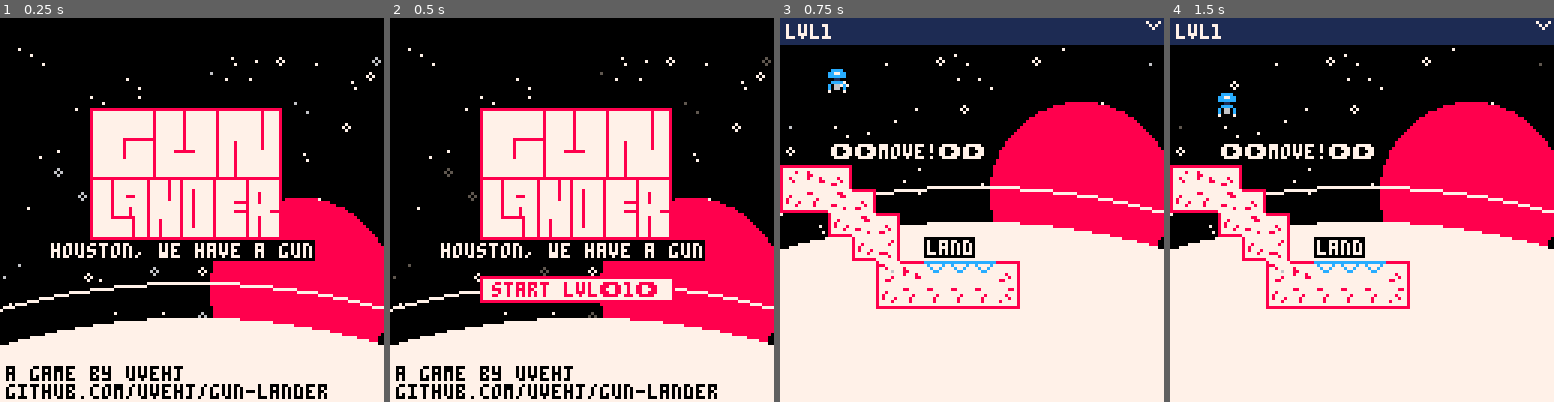
Above: before the commit, frames 1-4 (left to right).
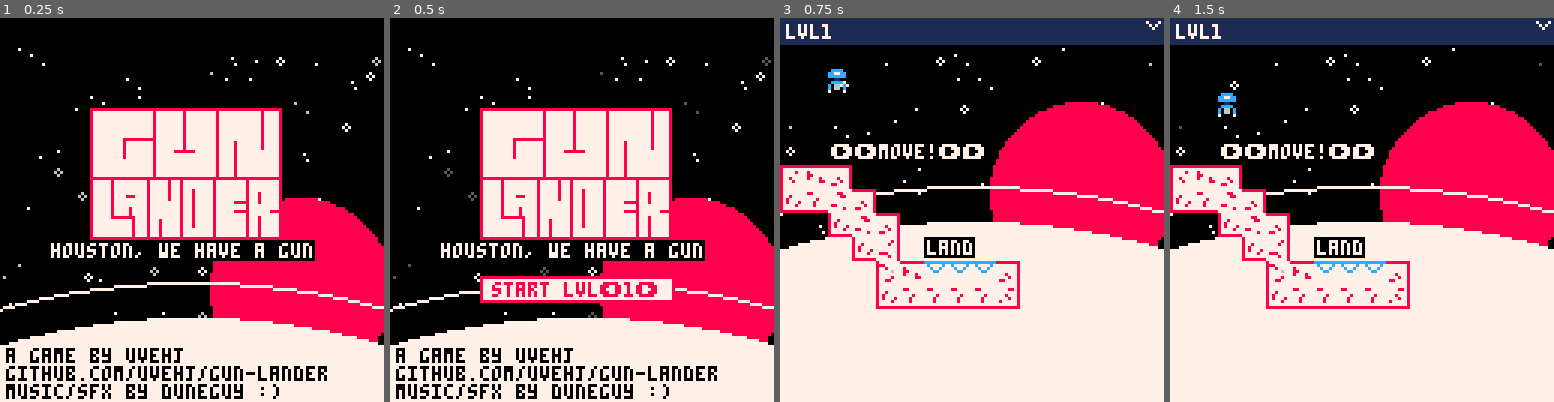
Above: after the commit, the same moments.

Repository: uvehj/Gun-Lander
Game: PICO-8 cartridge gunlander.p8
Same seed, same stepped clock (60 frames per second), same inputs: the game is played once before the commit and once after it.
Inputs:
- Up to frame 1 (0.25 s): no input
- Up to frame 2 (0.5 s): tap X (X key) at 0.33 s
- Up to frame 3 (0.75 s): tap O (Z key) at 0.7 s
- Up to frame 4 (1.5 s): tap X (X key) at 1.07 s

The runs differ from the first frame. In frame 1, 3.2% of the frame differs, in the area x 1-86%, y 85-100%; in frame 2, 3.2%; in frame 3, nothing differs; in frame 4, nothing differs.

Commit message:
Integrated music and sfx
Added music, sfx, and game code to trigger

Diff:
--- a/gunlander.p8
+++ b/gunlander.p8
@@ -272,8 +272,10 @@
     spr(64, 30, 30, 8, 4)
     spr(72, 30, 62, 8, 2)
     --credits and site
-    print("a game by uvehj",2,116,0)
-    print("github.com/uvehj/gun-lander",2,122,0)
+    print("a game by uvehj",2,110,0)
+    print("github.com/uvehj/gun-lander",2,116,0)
+    --ian wip
+    print("music/sfx by duneguy :)",2,122,0)
     if menustate == 1 then
         rectfill(30,86,94,94,8)
         rectfill(31,87,93,93,7)
@@ -352,14 +354,22 @@
 function update_menu()
     if menustate == 0 and (btnp(5) or btnp(4)) then
         menustate = 1
+        --ian wip
+        sfx(56,3) --play menu beep on ch.2
     elseif menustate == 1 then
         if (btnp(5) or btnp(4)) then
             menustate = 0
+            --ian wip
+            sfx(56,3) --play menu beep on ch.2
             load_level(menuselectlevel,false)
         elseif btnp(0) and menuselectlevel > 1 then
             menuselectlevel -= 1
+            --ian wip
+            sfx(56,3) --play menu beep on ch.2
         elseif btnp(1) and menuselectlevel < unlocked_levels then
             menuselectlevel += 1
+            --ian wip
+            sfx(56,3) --play menu beep on ch.2
         end
     end
 end
@@ -387,13 +397,19 @@
             for p in all(contact_points) do
                 if fget(mget(p[1],p[2]),4) != true then
                     level.state = max(level.state, 1)
+                    --ian wip
+                    sfx(61,3) --play ship crash sfx on ch.3
                 end
             end
             if level.state == 0 then
                 if #level.enemylist !=0 and level.numenemy != 0 then
                     level.state = 3
+                    --ian wip
+                    sfx(58,3) --play fail sfx on ch.3
                 else
                     level.state = -1
+                    --ian wip
+                    sfx(57,3) --play success sfx on ch.3
                 end
             end
         end
@@ -453,9 +469,13 @@
     if (btnp(0)) then
         x = -50
         ship.thrusters[2] = 16
+        --ian wip
+        sfx(55,3) --play thruster sfx on ch.3
     elseif (btnp(1)) then
         x = 50
         ship.thrusters[1] = 16
+        --ian wip
+        sfx(55,3) --play thruster sfx on ch.3
     end
     --y acceleration
     if (btnp(4)) then
@@ -464,6 +484,8 @@
             y = -80
             spawn_bullet(ship)
             ship.ac = 6
+            --ian wip
+            sfx(60,2) --play bullet sfx on ch.2
         end
     end
     update_speed_move(ship, x, y)
@@ -471,6 +493,8 @@
     ship.sx = max(min(ship.sx,4),-4)  --control ludicrous speeds
     if abs(ship.x-camx) > 1000 or abs(ship.y-camy) > 1000 then
         level.state = 4
+        --ian wip
+        sfx(58,3) --play fail sfx on ch.3
     end
 end
 --s is the ship object that spawns the bullet
@@ -493,6 +517,8 @@
         if b.crashed != 0 then
             if b.crashed == 2 then --destroyed friendly building
                 level.state = 2
+                --ian wip
+                sfx(58,3) --play fail sfx on ch.3
             end
             del(bullets,b)
         elseif b.y > ((level.h+16)*8) then
@@ -558,6 +584,8 @@
             end
             level.numenemy -= 1
             enemycrash = 1
+            --ian wip
+            sfx(63,2) --play enemy destroyed sfx on ch.3
         end
     end
     if enemycrash != 0 then
@@ -577,43 +605,88 @@
     end
     return 0
 end
+
+--ian wip
+function gameplaymusic() --play gameplay music, if not already playing
+ if stat(24)<0 or stat(24)>15 then
+  music(0,0,7) --play gameplay music, reserve ch.0-2
+ end
+end
+
 --level info--
 --build_level(lvlnum,startx,starty,endx,endy,lgravity,shipstart{x,y},ammo{is limited,number},restart,messages)
 --l is level number, r is level restart (true of false)
 --start and end coordinates are as displayed by the map tab
 function load_level(l,restart)
+    --ian wip
+    if l != 0 then
+    sfx(56,3) --play menu beep sfx on ch.3
+    end
+
     if l == 0 then
         build_level(l,0,0,15,14,1,{0,0},{false,0},{{"houston, we have a gun",2,8.2}})
+        --ian wip
+        music(24,0,7) --play main menu music, reserve ch.0-2
     elseif l == -1 then
         build_level(l,0,0,15,14,1,{0,0},{false,0},{{"thanks for playing!",3,6},{"more levels to come",3,9}})
+        --ian wip
+        music(16,0,7) --play credits music, reserve ch.0-2
     elseif l == 1 then
         build_level(l,0,0,10,10,0,{2,1},{false,16},{{"\145\145move!\145\145",2,4},{"land",6,8}})
+        --ian wip
+        gameplaymusic() --call gameplaymusic function
     elseif l == 2 then
         build_level(l,10,0,15,10,0,{12,9},{false,16},{{"up here!",12,2},{"\142shoot!",11,9}})
+        --ian wip
+        gameplaymusic()
     elseif l == 3 then
         build_level(l,10,0,15,10,2,{12,9},{false,16},{{"beware gravity ;)",11,9}})
+        --ian wip
+        gameplaymusic()
     elseif l == 4 then
         build_level(l,10,3,15,10,1,{12,11},{false,16},{{"do a blind landing",11,6}, {"no ceiling here",16,3}})
+         --ian wip
+         gameplaymusic()
     elseif l == 5 then
         build_level(l,29,0,40,13,0,{31,8},{true,2},{{"keep an eye on your ammo",32,3}})
+        --ian wip
+        gameplaymusic()
     elseif l == 6 then
         build_level(l,21,0,40,13,1,{22,5},{false,0},{{"don't shoot us",24,9}})
+        --ian wip
+        gameplaymusic()
     elseif l == 7 then
         build_level(l,16,0,40,13,1,{22,5},{false,0},{{"destroy the enemy",17,8}})
+        --ian wip
+        gameplaymusic()
     elseif l == 8 then
         build_level(l,16,0,40,13,1,{22,5},{true,15},{{"a bit harder ;)",22,4}})
+        --ian wip
+        gameplaymusic()
     elseif l == 9 then
         build_level(l,41,0,66,10,1,{43,4},{false,0},{{"into the cave",46,5}})
+        --ian wip
+        gameplaymusic()
     elseif l == 10 then
         build_level(l,1,11,4,31,1,{3,11},{false,0},{{"easy",3,13}})
+        --ian wip
+        gameplaymusic()
     elseif l == 11 then
         build_level(l,1,11,4,31,2,{3,11},{false,0},{{"faster",3,13}})
+        --ian wip
+        gameplaymusic()
     elseif l == 12 then
         build_level(l,0,11,5,31,1,{3,11},{false,0},{{"harder",3,13}})
+        --ian wip
+        gameplaymusic()
     elseif l == 13 then
         build_level(l,0,11,5,31,2,{3,11},{false,0},{{"not so easy",3,13}})
+        --ian wip
+        gameplaymusic()
     elseif l == 14 then
         build_level(l,0,11,6,31,1,{3,11},{false,0},{{"precision",3,13}})
+        --ian wip
+        gameplaymusic()
     end
     if restart == false then
         init_background()
Not shown, changed: the music (__music__) section of gunlander.p8
Not shown, changed: the sound effects (__sfx__) section of gunlander.p8
